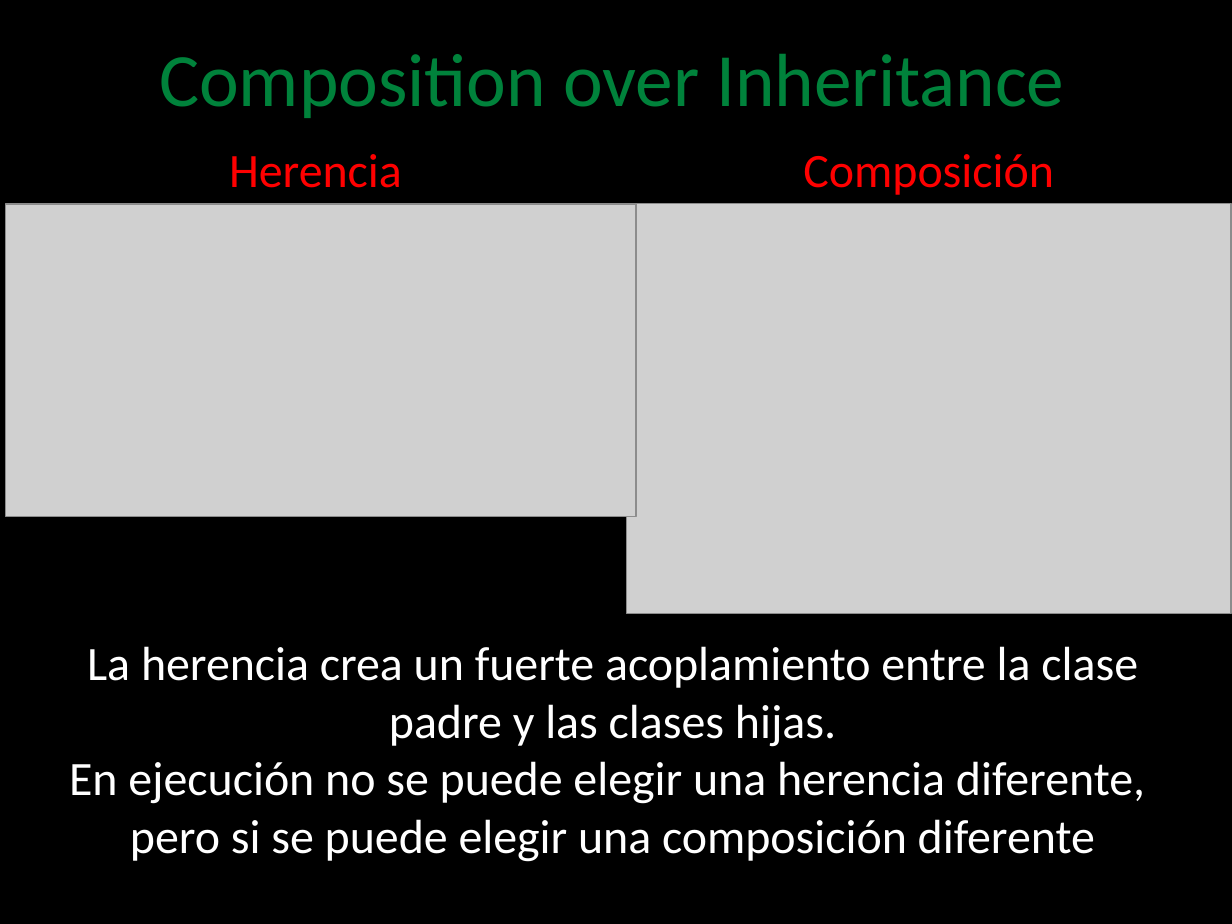
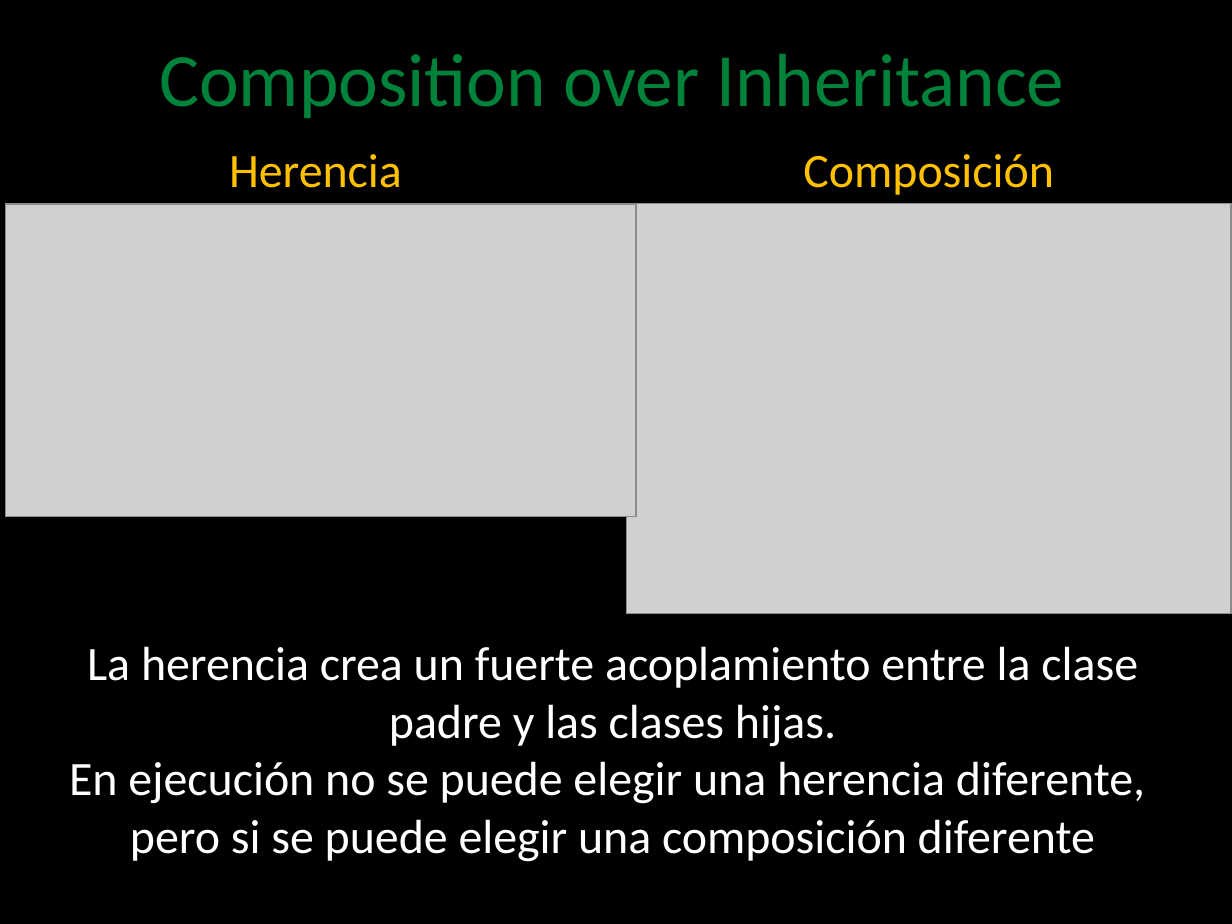
Before and after one commit to angelnunezsalazar/Test-Automation-NET, a slide deck: slide 12 of Diapositivas/3. Design For Testeability.pptx. Drawn at 1232x924 pixels with LibreOffice and Linux fonts; fonts in the diff are those of the drawing; grey boxes stand for pictures; background and template pictures are left out. Boxes give left, top, right and bottom in pixels: in the first picture for what was removed or moved away, otherwise in the second. Text is boxed around its words. In the diff, an @@ line names an element or a change of style, - is before the commit and + after.

```diff
--- a/Diapositivas/3. Design For Testeability.pptx
+++ b/Diapositivas/3. Design For Testeability.pptx
@@ text "Herencia" at (x1=229, y1=154, x2=402, y2=188): text colour #FF0000 to #FFC000 @@
@@ text "Composición" at (x1=803, y1=154, x2=1054, y2=195): text colour #FF0000 to #FFC000 @@
```
Also in this commit, not shown: 3 other slides changed, 5 other files.
